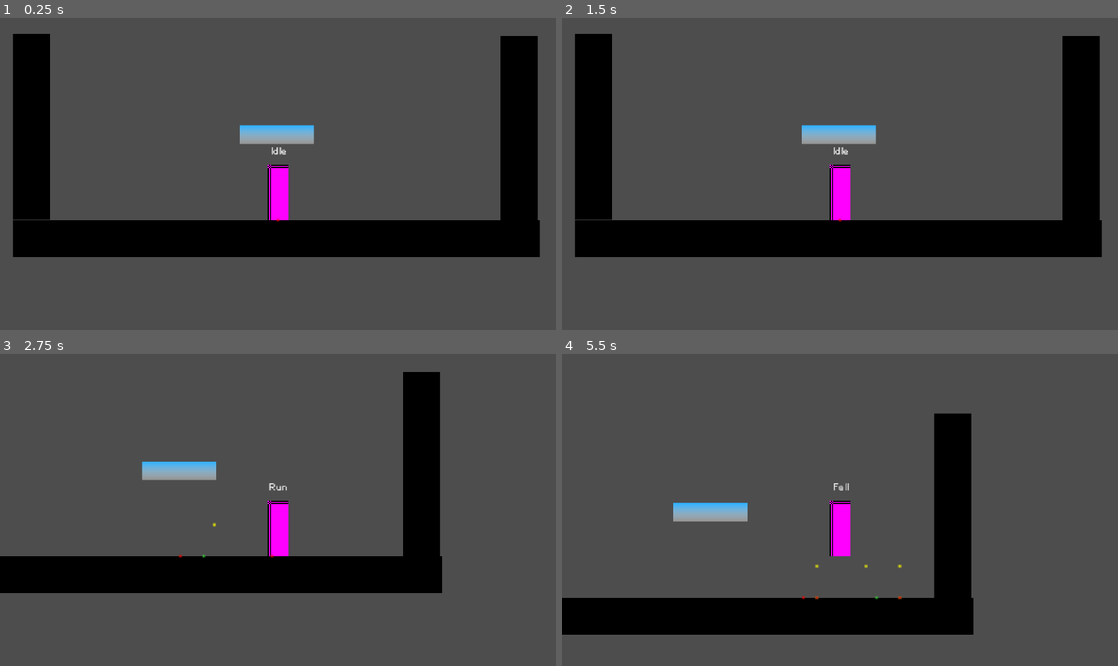
Above: before the commit, frames 1-4 (two rows, left to right).
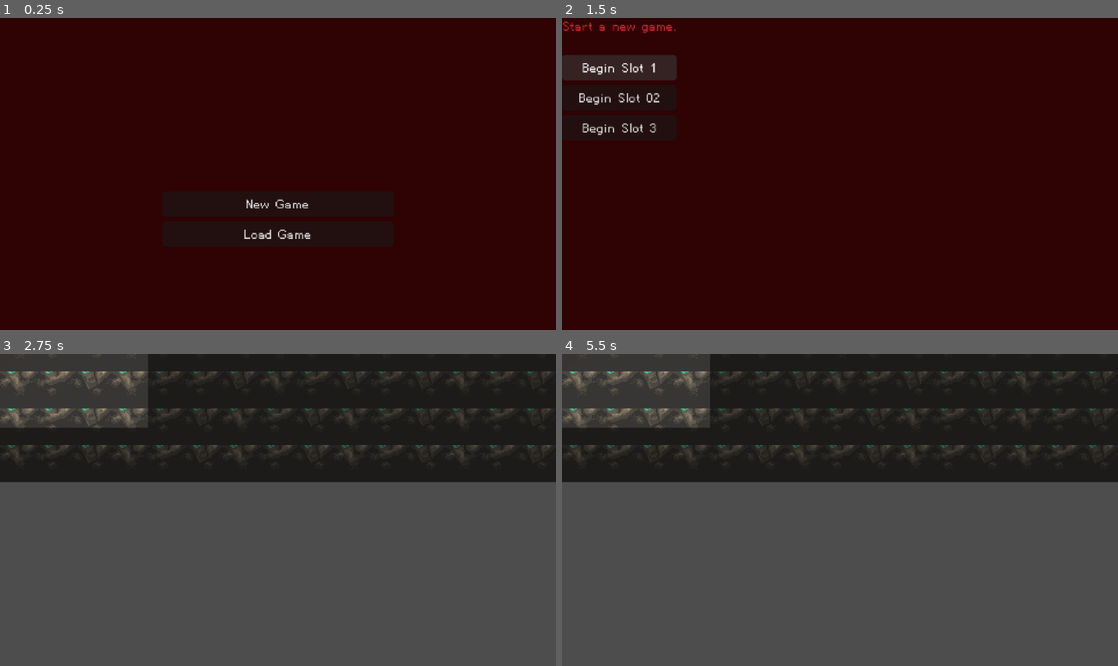
Above: after the commit, the same moments.

Repository: katfishkatfishing/Deathwish
Game: Godot game, scene res://title_screen/title_screen.tscn
The game is run twice, just before and just after one commit, with the same random seed, the same clock (stepped at 60 frames per second) and the same inputs. Before the commit the project starts from res://test.tscn.
Inputs (mouse positions are in pixels of both pictures, inside the frame that each line leads up to):
- Up to frame 1 (0.25 s): no input
- Up to frame 2 (1.5 s): click (840, 233) at 0.5 s, where only the run after the commit has a clickable "Load Game"; click (617, 67) at 1.25 s, where only the run after the commit has a clickable "Begin Slot 1"
- Up to frame 3 (2.75 s): tap Enter at 2 s; move the mouse to (400, 494) at 2.02 s; hold Right (right) from 2.03 s (still down); hold E (action) from 2.03 s (still down); click (400, 494) at 2.17 s; tap Space (jump) at 2.27 s
- Up to frame 4 (5.5 s): move the mouse to (728, 525) at 2.77 s; release Right (right) at 2.78 s; release E (action) at 2.78 s; hold S (down) 2.78-3.53 s; tap E (action) at 2.85, 4.55 s; click (728, 525) at 2.92 s; tap Space (jump) at 3.02, 4.52, 5.27 s; move the mouse to (895, 441) at 3.52 s; hold Right (right) 3.53-4.28 s; hold E (action) 3.53-4.28 s; tap J (attack) at 3.6 s; click (895, 441) at 3.67 s; move the mouse to (812, 572) at 4.27 s; hold W (up) 4.28-5.03 s; tap Shift (dash) at 4.35 s; click (812, 572) at 4.42 s; move the mouse to (1006, 556) at 5.02 s; hold Left (left) from 5.03 s (still down); hold E (action) from 5.03 s (still down); tap 1 at 5.1 s; click (1006, 556) at 5.17 s

The runs differ from the first frame. In frame 1, 100% of the frame differs, in the area x 0-100%, y 0-100%; in frame 2, 100%; in frame 3, 51%; in frame 4, 52%.
Error after the commit: Invalid assignment of property or key 'visible' with value of type 'bool' on a base object of type 'null instance'. (res://title_screen/title_screen.gd:51)

Commit message:
updated main menu, worked on player hud

Diff:
--- a/00_global/messages.gd
+++ b/00_global/messages.gd
@@ -8,3 +8,7 @@
 
 #warning ignore: unused_signal
 signal player_healed(amount: float)
+
+
+#warning ignore: unused_signal
+signal player_health_changed(hp: float, max_hp: float)
--- /dev/null
+++ b/00_global/player_hud/player_hud.gd
@@ -0,0 +1,22 @@
+extends CanvasLayer
+
+@onready var hp_margin_container: MarginContainer = %HPMarginContainer
+@onready var hp_bar: TextureProgressBar = %HPBar
+
+func _ready() -> void:
+	#connect to the message bus
+	Messages.player_health_changed.connect(update_health_bar)
+
+	#fetch initial values if player is alr loaded
+	var player = get_tree()	.get_first_node_in_group("player")
+	if player:
+		update_health_bar(player.hp, player.max_hp)
+
+
+func update_health_bar(current_hp: float, max_hp: float) -> void:
+	# update bar
+	var fill_percent: float = (current_hp / max_hp) * 100.0
+	hp_bar.value = fill_percent
+
+	#expand frame when max hp increase
+	hp_margin_container.size.x = max_hp + 22.0
--- /dev/null
+++ b/00_global/player_hud/player_hud.tscn
@@ -0,0 +1,63 @@
+[gd_scene format=3 uid="uid://665xg2j52hd3"]
+
+[ext_resource type="Script" uid="uid://ommnwkrqe3m4" path="res://00_global/player_hud/player_hud.gd" id="1_hv14i"]
+
+[sub_resource type="Gradient" id="Gradient_vb1bs"]
+colors = PackedColorArray(0, 0, 0, 1, 0, 0, 0, 1)
+
+[sub_resource type="GradientTexture2D" id="GradientTexture2D_g4v7s"]
+gradient = SubResource("Gradient_vb1bs")
+height = 6
+
+[sub_resource type="Gradient" id="Gradient_26715"]
+offsets = PackedFloat32Array(0, 0.99734044, 1)
+colors = PackedColorArray(0.7529412, 0, 0, 1, 0.7529412, 0, 0, 1, 0.7529412, 0, 0, 1)
+
+[sub_resource type="GradientTexture2D" id="GradientTexture2D_yf5fn"]
+gradient = SubResource("Gradient_26715")
+height = 6
+
+[node name="PlayerHUD" type="CanvasLayer" unique_id=139045651]
+process_mode = 3
+script = ExtResource("1_hv14i")
+
+[node name="UI" type="Control" parent="." unique_id=283640051]
+custom_minimum_size = Vector2(480, 270)
+layout_mode = 3
+anchors_preset = 15
+anchor_right = 1.0
+anchor_bottom = 1.0
+grow_horizontal = 2
+grow_vertical = 2
+mouse_filter = 2
+
+[node name="HPMarginContainer" type="MarginContainer" parent="UI" unique_id=1878367473]
+unique_name_in_owner = true
+layout_mode = 0
+offset_left = 9.0
+offset_top = 9.0
+offset_right = 49.0
+offset_bottom = 49.0
+
+[node name="NinePatchRect" type="NinePatchRect" parent="UI/HPMarginContainer" unique_id=37534153]
+layout_mode = 2
+patch_margin_left = 27
+patch_margin_top = 7
+axis_stretch_horizontal = 1
+
+[node name="HPBar" type="TextureProgressBar" parent="UI/HPMarginContainer/NinePatchRect" unique_id=377815326]
+unique_name_in_owner = true
+show_behind_parent = true
+layout_mode = 1
+anchors_preset = 15
+anchor_right = 1.0
+anchor_bottom = 1.0
+offset_left = -11.0
+offset_top = -1.0
+offset_right = 13.0
+offset_bottom = -1.0
+grow_horizontal = 2
+grow_vertical = 2
+value = 100.0
+texture_under = SubResource("GradientTexture2D_g4v7s")
+texture_progress = SubResource("GradientTexture2D_yf5fn")
--- a/player/scripts/player.gd
+++ b/player/scripts/player.gd
@@ -29,8 +29,16 @@
 var gravity_multiplier: float = 1.0
 
 #region //player stats
-var hp: float = 100.0
-var max_hp = 100.0
+var hp: float = 100.0:
+	set(value):
+		hp = clampf(value, 0.0, max_hp)
+		Messages.player_health_changed_emit(hp, max_hp)
+
+var max_hp: float = 100.0:
+	set(value):
+		max_hp = maxf(value, 1.0)
+		Messages.player_health_changed.emit(hp, max_hp)
+
 
 var dash: bool = false
 var double_jump: bool = false
--- a/project.godot
+++ b/project.godot
@@ -11,7 +11,7 @@
 [application]
 
 config/name="Death Wish"
-run/main_scene="uid://cywt3uoiwm17s"
+run/main_scene="uid://cxagqask4q1tv"
 config/features=PackedStringArray("4.7", "Forward Plus")
 config/icon="res://icon.svg"
 
@@ -22,6 +22,7 @@
 SceneManager="*uid://whc6lxnf1ykb"
 SaveManager="*uid://c1avs2kogjigk"
 Messages="*uid://cpnhoaxsh61vy"
+PlayerHud="*uid://ommnwkrqe3m4"
 
 [display]
 
--- /dev/null
+++ b/title_screen/title_screen.gd
@@ -0,0 +1,83 @@
+extends CanvasLayer
+
+#region
+@onready var main_menu: VBoxContainer = %MainMenu
+@onready var new_game_menu: VBoxContainer = %NewGameMenu
+@onready var load_game_menu: VBoxContainer = %LoadGameMenu
+
+@onready var new_game_button: Button = %NewGameButton
+@onready var load_game_button: Button = %LoadGameButton
+
+@onready var new_slot_01: Button = %NewSlot01
+@onready var new_slot_02: Button = %NewSlot02
+@onready var new_slot_03: Button = %NewSlot03
+
+@onready var load_slot_01: Button = %LoadSlot01
+@onready var load_slot_02: Button = %LoadSlot02
+@onready var load_slot_03: Button = %LoadSlot03
+
+@onready var animation_player: AnimationPlayer = $UIContainer/MainMenu/LogoContainer/AnimationPlayer
+#endregion
+
+func _ready() -> void:
+	new_game_button.pressed.connect(show_new_game_menu)
+	load_game_button.pressed.connect(show_load_game_menu)
+
+	#hook up save creation slots
+	new_slot_01.pressed.connect(on_new_game_pressed.bind(0))
+	new_slot_02.pressed.connect(on_new_game_pressed.bind(1))
+	new_slot_03.pressed.connect(on_new_game_pressed.bind(2))
+
+	#hook up save load slots
+	load_slot_01.pressed.connect(on_load_game_pressed.bind(0))
+	load_slot_02.pressed.connect(on_load_game_pressed.bind(1))
+	load_slot_03.pressed.connect(on_load_game_pressed.bind(2))
+
+	#logo anim
+	animation_player.animation_finished.connect(on_animation_finished)
+
+	# default view
+	show_main_menu()
+
+func _unhandled_input(event: InputEvent) -> void:
+	#allow backing out of submenus using escape
+	if event.is_action_pressed("ui_cancel"):
+		if not main_menu.visible:
+			show_main_menu()
+
+func show_main_menu() -> void:
+	main_menu.visible = true
+	new_game_menu.visible = false
+	load_game_menu.visible = false
+	new_game_button.grab_focus()
+
+
+func show_new_game_menu() -> void:
+	main_menu.visible = false
+	new_game_menu.visible = true
+	load_game_menu.visble = false
+	new_slot_01.grab_focus()
+
+	new_slot_01.text = "Replace Slot 1" if SaveManager.save_file_exists(0) else "Begin Slot 1"
+	new_slot_02.text = "Replace Slot 2" if SaveManager.save_file_exists(1) else "Begin Slot 2"
+	new_slot_03.text = "Replace Slot 3" if SaveManager.save_file_exists(2) else "Begin Slot 3"
+
+func show_load_game_menu() -> void:
+	main_menu.visible = false
+	new_game_menu.visible = true
+	load_game_menu.visible = false
+	new_slot_01.grab_focus()
+
+	load_slot_01.disabled = not SaveManager.save_file_exists(0)
+	load_slot_02.disabled = not SaveManager.save_file_exists(1)
+	load_slot_03.disabled = not SaveManager.save_file_exists(2)
+
+func on_new_game_pressed(slot: int) -> void:
+	SaveManager.create_new_game_save(slot)
+
+func on_load_game_pressed(slot: int) -> void:
+	SaveManager.load_game(slot)
+
+func on_animation_finished(anim_name: String) -> void:
+	if anim_name == "start":
+		animation_player.play("loop")
--- a/title_screen/title_screen.tscn
+++ b/title_screen/title_screen.tscn
@@ -1,7 +1,10 @@
 [gd_scene format=3 uid="uid://cxagqask4q1tv"]
+
+[ext_resource type="Script" uid="uid://dsqilvkk7dttk" path="res://title_screen/title_screen.gd" id="1_g2mvh"]
 
 [node name="TitleScreen" type="CanvasLayer" unique_id=818420799]
 layer = 5
+script = ExtResource("1_g2mvh")
 
 [node name="UIContainer" type="Control" parent="." unique_id=830988526]
 layout_mode = 3
@@ -53,6 +56,13 @@
 layout_mode = 2
 offset_transform_enabled = true
 text = "Load Game"
+
+[node name="LogoContainer" type="Control" parent="UIContainer/MainMenu" unique_id=847018733]
+layout_mode = 2
+
+[node name="Sprite2D" type="Sprite2D" parent="UIContainer/MainMenu/LogoContainer" unique_id=1165333470]
+
+[node name="AnimationPlayer" type="AnimationPlayer" parent="UIContainer/MainMenu/LogoContainer" unique_id=97020739]
 
 [node name="NewGameMenu" type="VBoxContainer" parent="UIContainer" unique_id=348860210]
 unique_name_in_owner = true
Not shown, added: 00_global/player_hud/player_hud.gd.uid
Not shown, added: title_screen/title_screen.gd.uid
